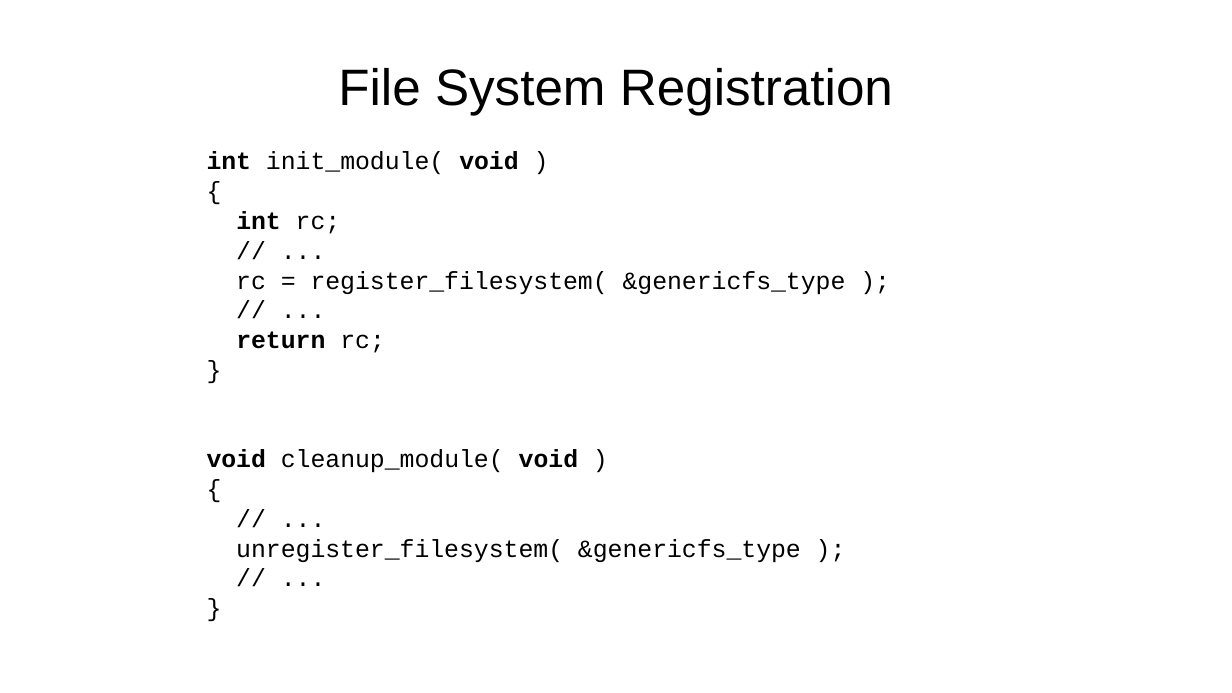
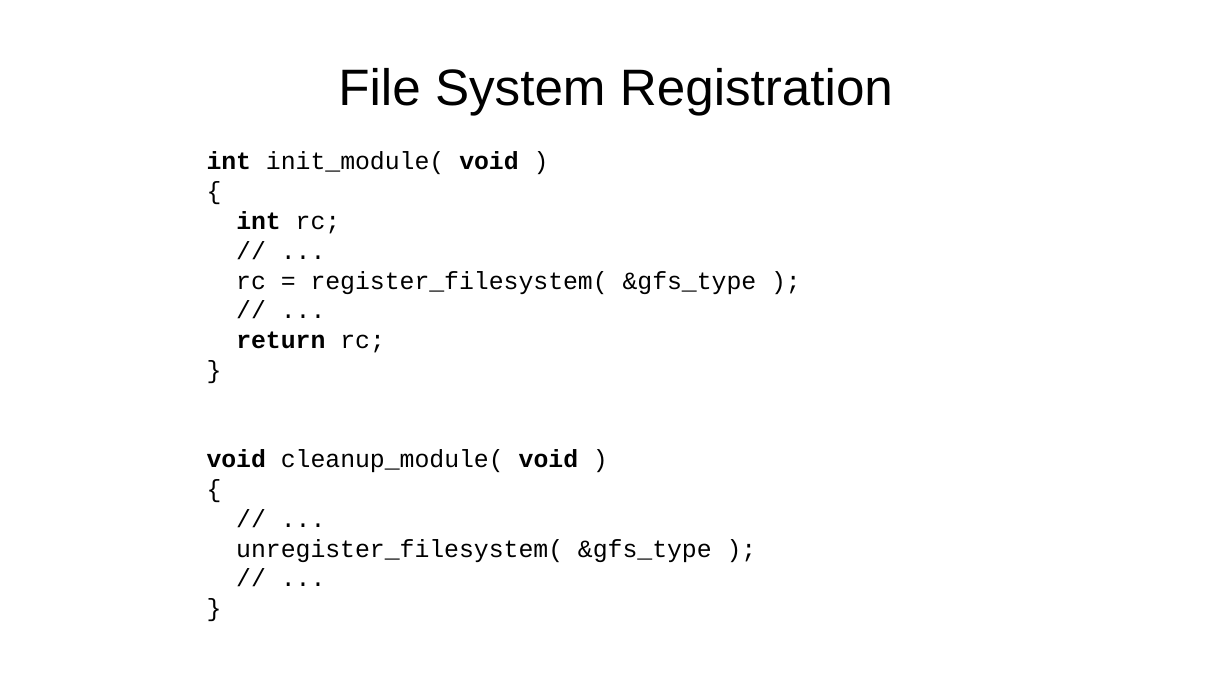
Before and after one commit to pchapin/genericfs, a slide deck: slide 6 of doc/Slides/Linux-File-System-Internals.odp. Drawn at 1232x693 pixels with LibreOffice and Linux fonts; fonts in the diff are those of the drawing. Boxes give left, top, right and bottom in pixels: in the first picture for what was removed or moved away, otherwise in the second. Text is boxed around its words. In the diff, an @@ line names an element or a change of style, - is before the commit and + after.

```diff
--- a/doc/Slides/Linux-File-System-Internals.odp
+++ b/doc/Slides/Linux-File-System-Internals.odp
@@ text at <box>236,271,757,294</box>: text changed @@
-rc = register_filesystem( &genericfs_type );
+rc = register_filesystem( &gfs_type );
@@ text at <box>236,539,712,562</box>: text changed @@
-unregister_filesystem( &genericfs_type );
+unregister_filesystem( &gfs_type );
```
Also in this commit, not shown: 10 other slides changed.
